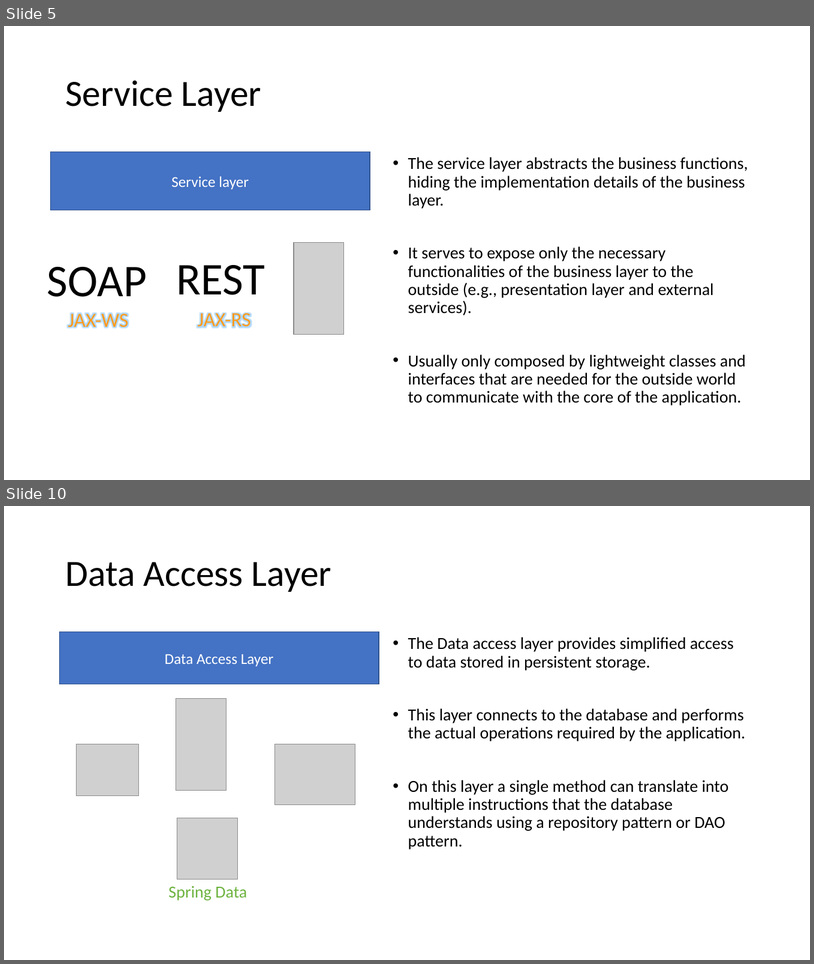
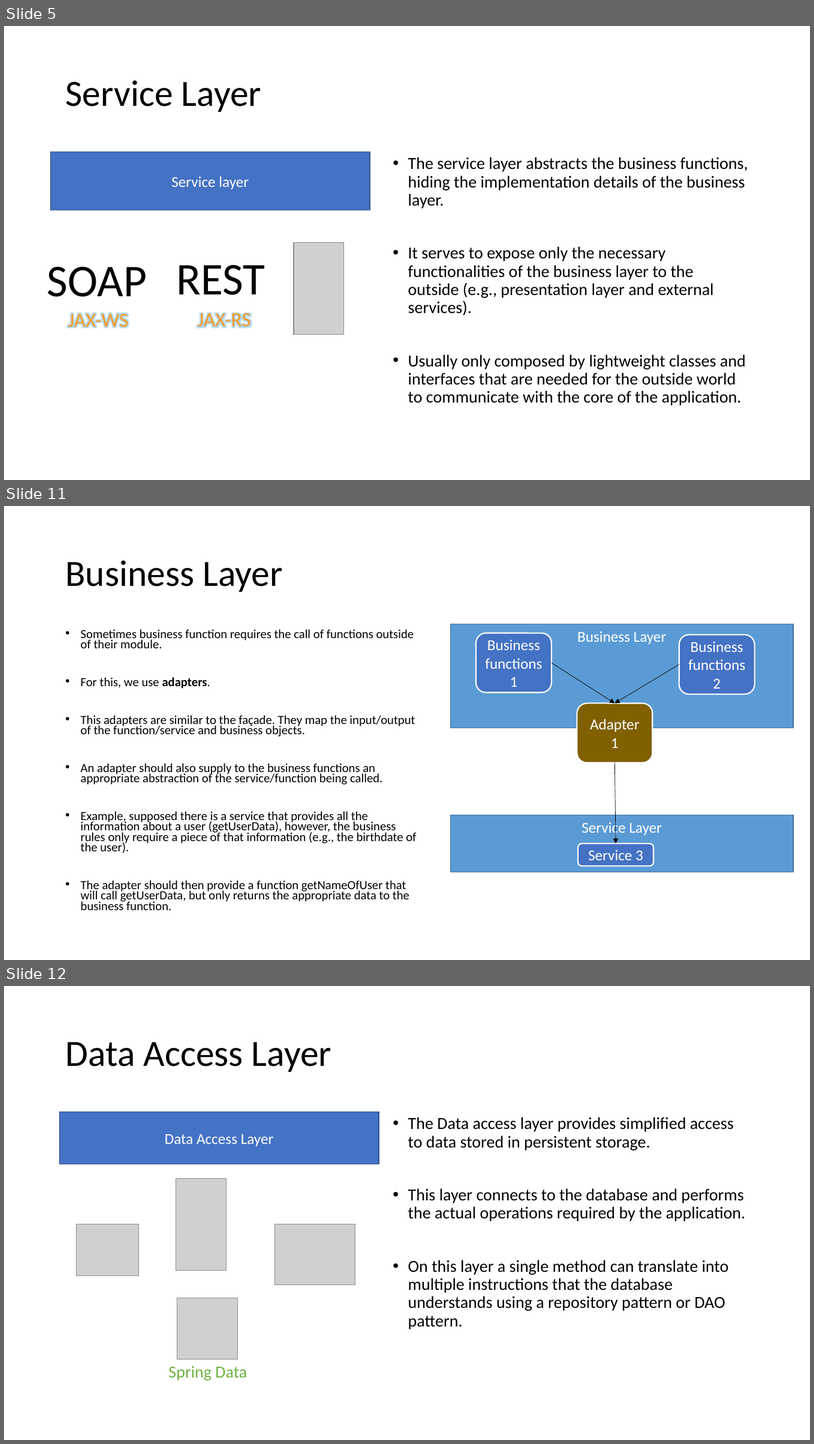
Before and after one commit to fnmps/multilayer-java-template, a slide deck: multilayer-template/Documentation/Multilayer applications.pptx. Shown one above the other, each under a label of ours: slides 5 and 10 before the commit, slides 5, 11 and 12 after it; the slides between them are not shown. The pictures are 814x964 and 814x1444 pixels, drawn with LibreOffice and Linux fonts; fonts in the diff are those of the drawing; grey boxes stand for pictures. Boxes give left, top, right and bottom in pixels: in the first picture for what was removed or moved away, otherwise in the second. Text is boxed around its words. In the diff, an @@ line names an element or a change of style, - is before the commit and + after.

```diff
--- a/multilayer-template/Documentation/Multilayer applications.pptx
+++ b/multilayer-template/Documentation/Multilayer applications.pptx
@@ slide 11 added at (4,506,810,960), background #FFFFFF @@
@@ title added at (65,560,282,592), 44 pt, text #000000 @@
+Business Layer
@@ text added at (81,629,416,910), 14.8 pt, text #000000 @@
+• Sometimes business function requires the call of functions outside of their module.
+• For this, we use adapters.
+• This adapters are similar to the façade. They map the input/output of the function/service and business objects.
+• An adapter should also supply to the business functions an appropriate abstraction of the service/function being called.
+• Example, supposed there is a service that provides all the information about a user (getUserData), however, the business rules only require a piece of that information (e.g., the birthdate of the user).
+• The adapter should then provide a function getNameOfUser that will call getUserData, but only returns the appropriate data to the business function.
@@ group added at (451,624,794,872): 4 rounded rectangles, 3 arrows, 2 rectangles @@
+Business Layer
+Business functions 1
+Business functions 2
+Adapter 1
+Service Layer
+Service 3
@@ what was slide 10 is now slide 12 @@
```
Also in this commit, not shown: 6 slides changed, 1 other slide added, 7 other files.
